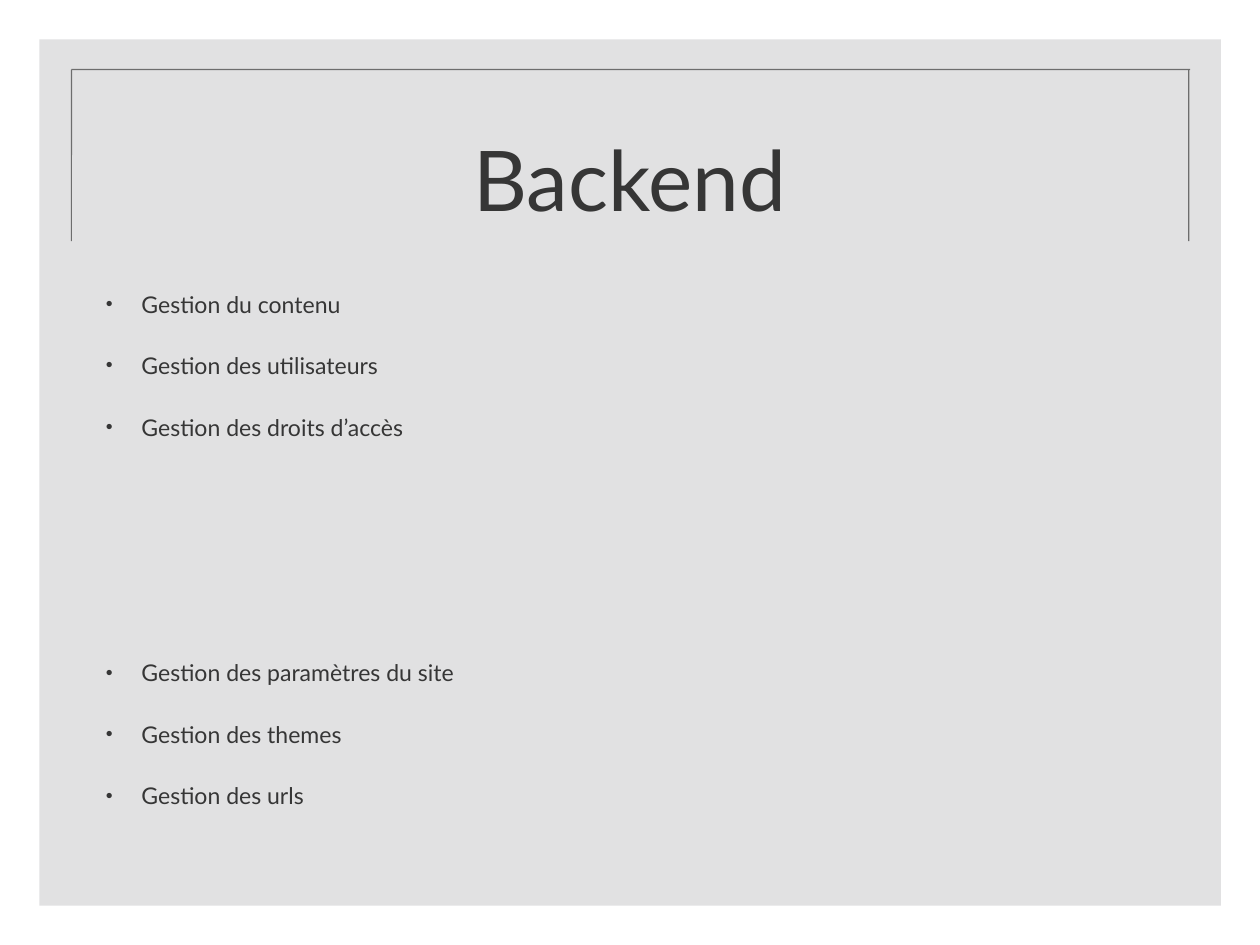
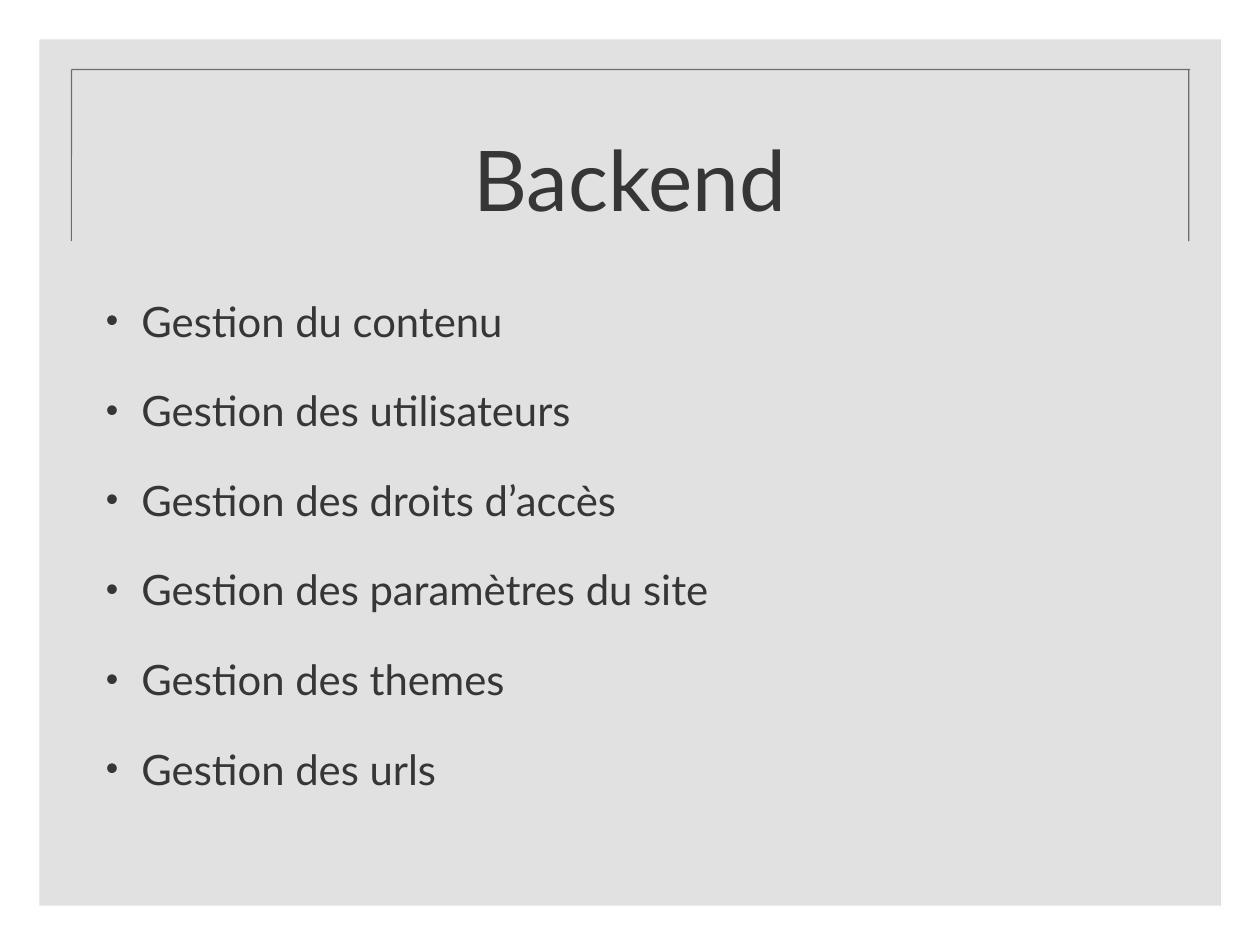
Before and after one commit to fitzlucassen/Webtuts.fr, a slide deck: slide 8 of documents/blog.ppt. Drawn at 1260x945 pixels with LibreOffice and Linux fonts; fonts in the diff are those of the drawing; background and template pictures are left out. Boxes give left, top, right and bottom in pixels: in the first picture for what was removed or moved away, otherwise in the second. Text is boxed around its words. In the diff, an @@ line names an element or a change of style, - is before the commit and + after.

```diff
--- a/documents/blog.ppt
+++ b/documents/blog.ppt
@@ text "Gestion du contenu" at box(141, 306, 708, 786): size 18.7 to 34 pt; line spacing 0.8 to 1 @@
```
Also in this commit, not shown: 3 other slides changed.
